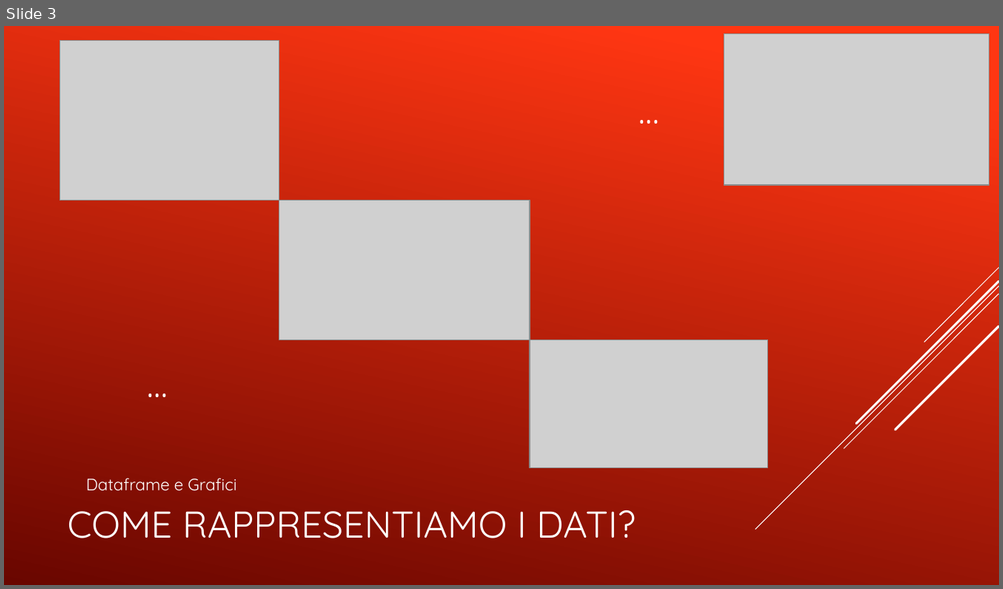
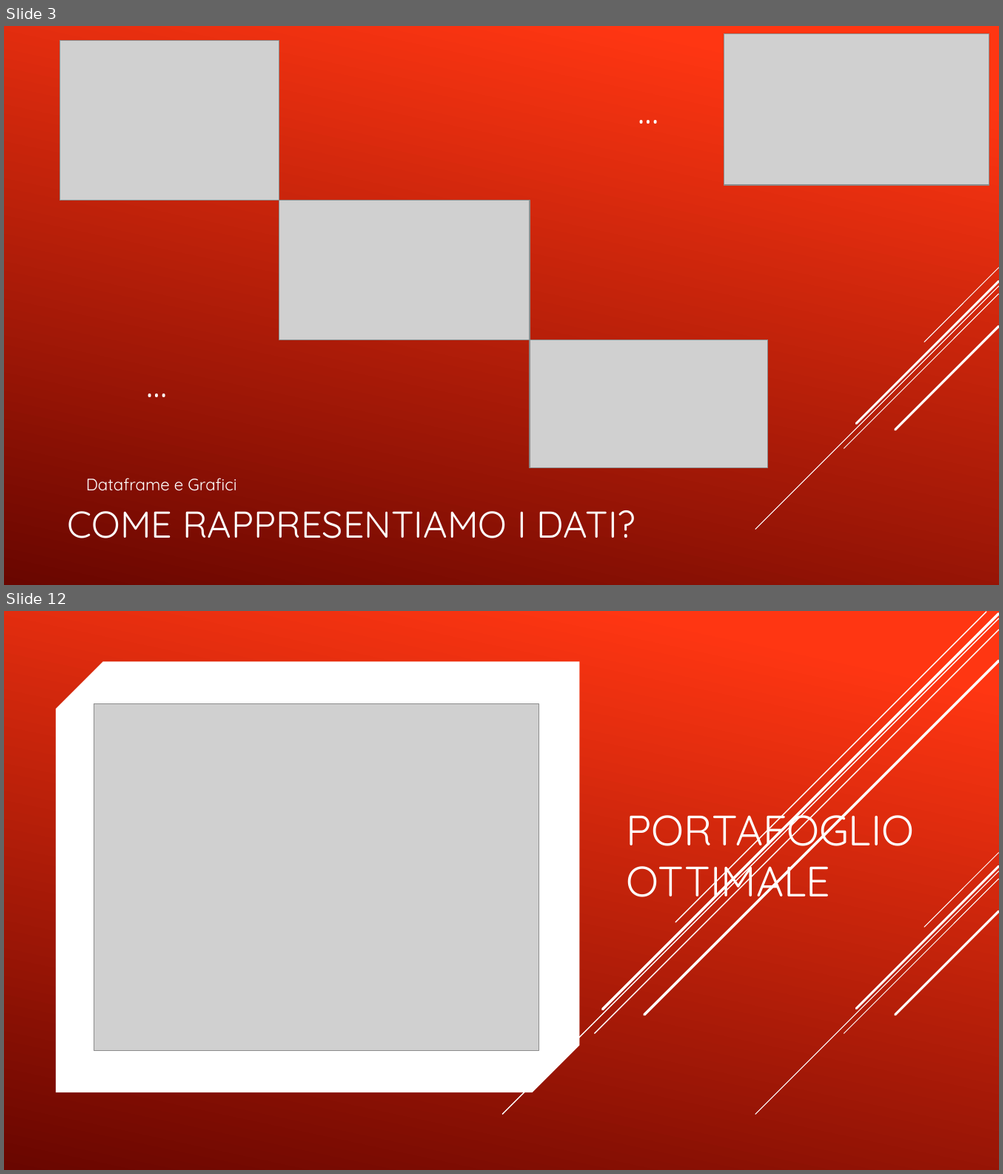
Before and after one commit to Simonotos/BusinessProject, a slide deck: PresentazioneProgettoBFS.pptx. Shown one above the other, each under a label of ours: slide 3 before the commit, slides 3 and 12 after it; the slides between them are not shown. The pictures are 1003x589 and 1003x1174 pixels, drawn with LibreOffice and Linux fonts; fonts in the diff are those of the drawing; grey boxes stand for pictures. Boxes give left, top, right and bottom in pixels: in the first picture for what was removed or moved away, otherwise in the second. Text is boxed around its words. In the diff, an @@ line names an element or a change of style, - is before the commit and + after.

```diff
--- a/PresentazioneProgettoBFS.pptx
+++ b/PresentazioneProgettoBFS.pptx
@@ slide 12 added at (x1=4, y1=611, x2=999, y2=1170), background gradient #FF3712 to #6A0600 @@
@@ line added from (999, 618) to (503, 1115), #FFFFFF 1 pt @@
@@ line added from (999, 629) to (595, 1034), #FFFFFF 1 pt @@
@@ line added from (999, 614) to (603, 1009), #FFFFFF 2.5 pt @@
@@ line added from (986, 612) to (675, 923), #FFFFFF 1 pt @@
@@ snip diag rect added at (x1=56, y1=662, x2=579, y2=1093), fill #FFFFFF @@
@@ line added from (999, 661) to (644, 1015), #FFFFFF 2.5 pt @@
@@ picture added at (x1=94, y1=704, x2=538, y2=1051) @@
@@ title added at (x1=626, y1=802, x2=913, y2=908), 41 pt, text #FFFFFF @@
+PORTAFOGLIO OTTIMALE
@@ group added at (x1=755, y1=853, x2=999, y2=1115): 5 lines @@
```
Also in this commit, not shown: 3 slides changed, 6 other slides added, 3 slides removed.
